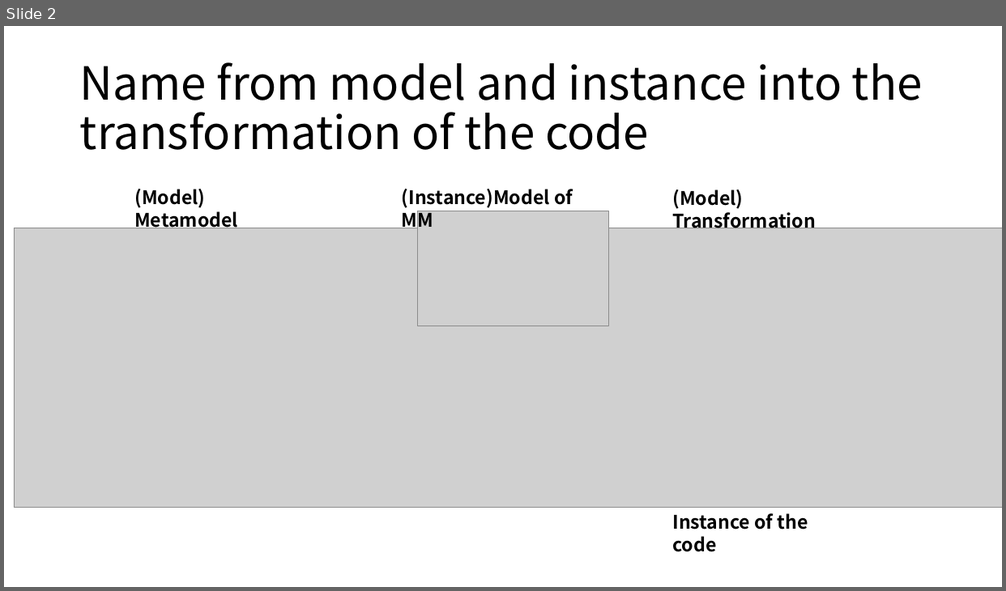
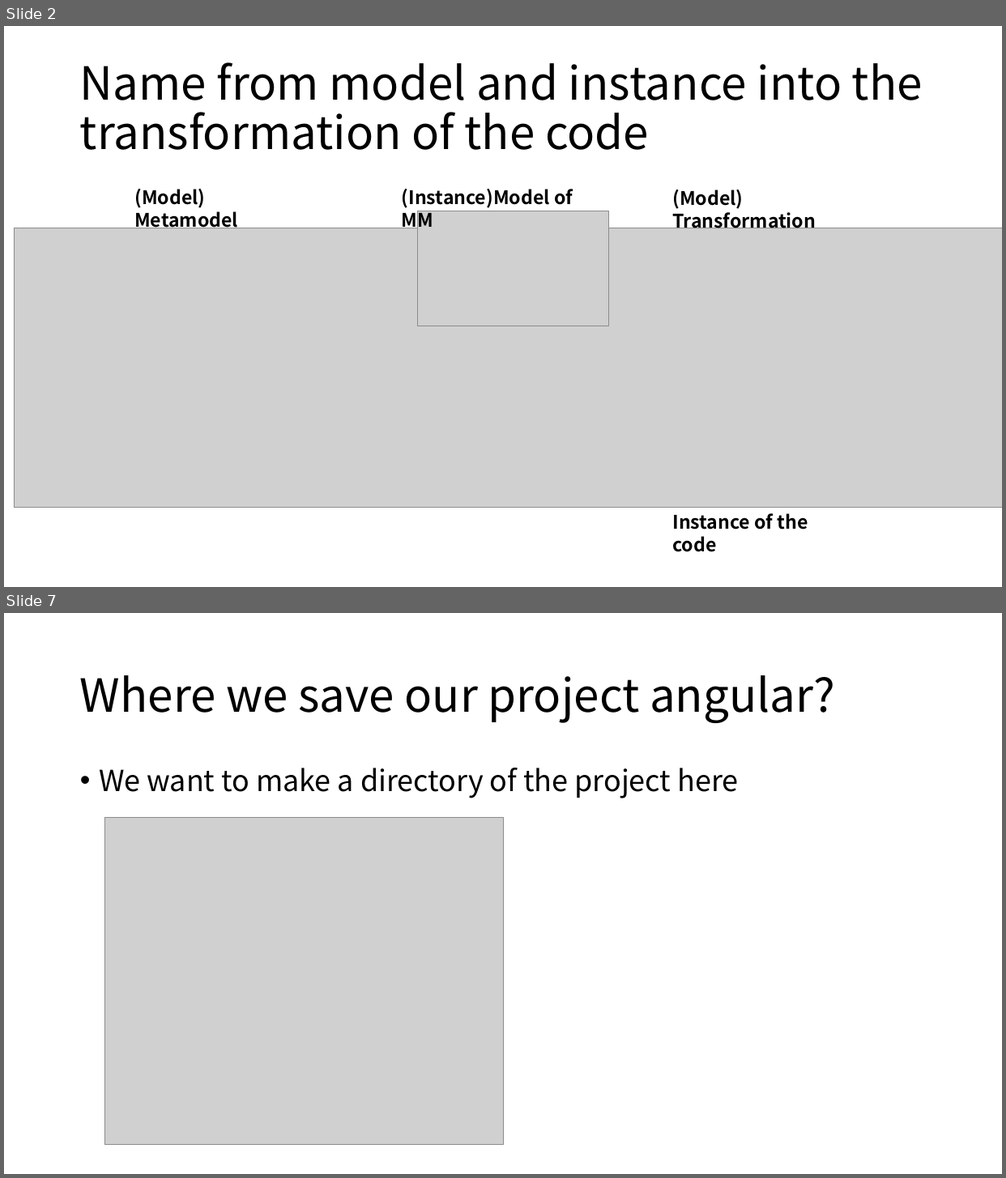
Before and after one commit to cedececa/tfg-model-2-web, a slide deck: planning-and-logs/Xtext&Xtend.pptx. Shown one above the other, each under a label of ours: slide 2 before the commit, slides 2 and 7 after it; the slides between them are not shown. The pictures are 1006x591 and 1006x1178 pixels, drawn with LibreOffice and Linux fonts; fonts in the diff are those of the drawing; grey boxes stand for pictures. Boxes give left, top, right and bottom in pixels: in the first picture for what was removed or moved away, otherwise in the second. Text is boxed around its words. In the diff, an @@ line names an element or a change of style, - is before the commit and + after.

Commit message:
Put generated-files in angular project

```diff
--- a/planning-and-logs/Xtext&Xtend.pptx
+++ b/planning-and-logs/Xtext&Xtend.pptx
@@ slide 7 added at (4,613,1002,1174), background #FFFFFF @@
@@ title added at (80,675,835,723), 44 pt, text #000000 @@
+Where we save our project angular?
@@ text added at (99,768,738,798), 28 pt, text #000000 @@
+• We want to make a directory of the project here
@@ picture added at (105,817,503,1144) @@
```
Also in this commit, not shown: 5 other slides added, 32 other files.
